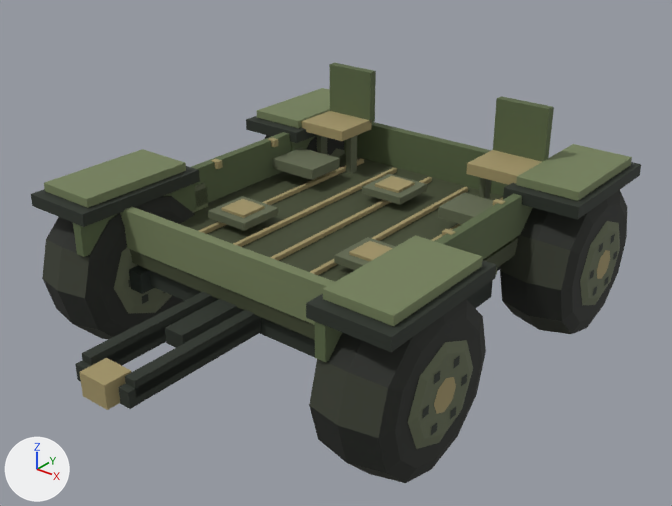
The OBJ model assets/models/wagons/wagon_repair.obj: old version first, new version second.
Before and after are seen from a 50 mm lens placed at (5.56, -7.15, 5.31), pointed at (0.33, -0.62, 1.26). Lighting does not change. The marker at lower left points along +X, +Y and +Z. The older version comes first. Where no turn or scale is listed for an object, it has been applied to the vertices.

Before the edit, the objects in view are built like this:
```python
me_allterraintire_004 = bpy.data.meshes.new('AllTerrainTire.004')
me_allterraintire_004.from_pydata(...)  # 156 vertices, 208 faces; spans x -2.24..-1.36, y -2.43..-0.67, z 0.0..1.76
me_allterraintire_004.materials.append(mat_military_wagon_palette)  # picture img_palette_png
me_wagondeck_001 = bpy.data.meshes.new('WagonDeck.001')
me_wagondeck_001.from_pydata(...)  # 472 vertices, 708 faces; spans x -2.21..2.21, y -3.22..2.38, z 0.56..2.45
me_wagondeck_001.materials.append(mat_military_wagon_palette)  # picture img_palette_png
me_wagondetails_repair = bpy.data.meshes.new('WagonDetails_repair')
me_wagondetails_repair.from_pydata(...)  # a box spanning x -1.74..-1.5, y -1.37..-0.59, z 1.27..1.51; a box spanning x -1.76..-1.48, y -1.32..-0.64, z 1.51..1.57; a box spanning x 1.5..1.74, y -1.35..-0.6, z 1.27..1.51; a box spanning x 1.56..1.68, y -1.09..-0.87, z 1.48..1.56
me_wagondetails_repair.materials.append(mat_military_wagon_palette)  # picture img_palette_png
ob_allterraintire_004 = bpy.data.objects.new('AllTerrainTire.004', me_allterraintire_004)
ob_allterraintire_004.location = (0.0, 0.0, 0.0)
ob_wagondeck_001 = bpy.data.objects.new('WagonDeck.001', me_wagondeck_001)
ob_wagondeck_001.location = (0.0, 0.0, 0.0)
ob_wagondetails_repair = bpy.data.objects.new('WagonDetails_repair', me_wagondetails_repair)
ob_wagondetails_repair.location = (0.0, 0.0, 0.0)
# also in view: 'DrawbarFrame.001' at (0.0, -2.39, 0.95); 'AllTerrainTire.005' at (1.8, -1.55, 0.88); 'AllTerrainTire.007' at (1.8, 1.55, 0.88)
```
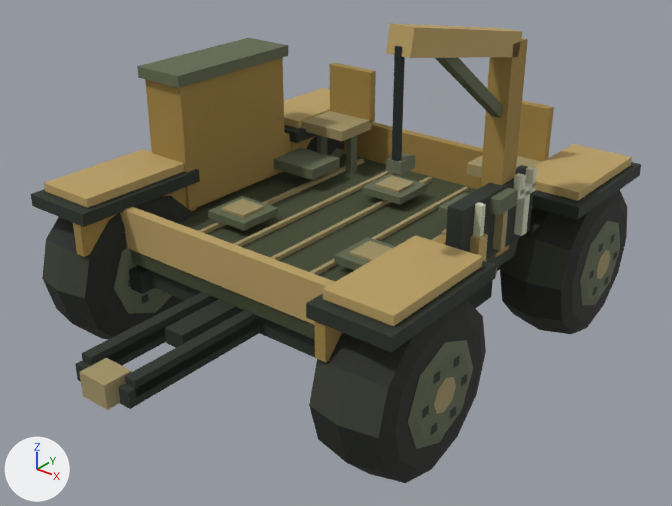
What differs and where, as boxes [x1, y1, x2, y2] in the pictures (672 x 506 px; the box of a moved part takes in the faces that stretch with it):
'WagonDeck.001', recoloured (green to brown)
    both: [42, 63, 634, 362]
'WagonDetails_repair', reshaped, recoloured
    before: [192, 182, 208, 213]
    after: [137, 23, 537, 261]
part 1 of me_wagondetails_repair, added (brown)
    after: [145, 58, 285, 210]
part 2 of me_wagondetails_repair, added (green)
    after: [137, 38, 288, 88]
part 3 of me_wagondetails_repair, added (brown)
    after: [480, 38, 528, 258]
part 4 of me_wagondetails_repair, added
    after: [392, 46, 405, 161]
part 5 of me_wagondetails_repair, moved or reshaped (not visible before)
    after: [386, 153, 415, 175]
part 6 of me_wagondetails_repair, added
    after: [446, 165, 533, 260]
part 7 of me_wagondetails_repair, added
    after: [514, 190, 531, 236]
part 8 of me_wagondetails_repair, added
    after: [516, 182, 536, 200]
part 9 of me_wagondetails_repair, added
    after: [525, 167, 537, 187]
part 10 of me_wagondetails_repair, added
    after: [513, 173, 526, 195]
part 11 of me_wagondetails_repair, added (brown)
    after: [492, 211, 508, 251]
part 12 of me_wagondetails_repair, added (green)
    after: [489, 187, 518, 216]
part 13 of me_wagondetails_repair, added
    after: [473, 202, 486, 237]
part 14 of me_wagondetails_repair, added
    after: [470, 234, 488, 261]
part 15 of me_wagondetails_repair, deleted (mostly hidden)
    before: [192, 186, 208, 213]
part 16 of me_wagondetails_repair, deleted (mostly hidden)
    before: [195, 182, 205, 192]
part 17 of me_wagondetails_repair, added (brown)
    after: [386, 23, 522, 118]

The change, as a diff of the scene's bpy script:
```diff
--- a/assets/models/wagons/wagon_repair.obj.py
+++ b/assets/models/wagons/wagon_repair.obj.py
@@ me_wagondeck_001 @@
 me_wagondeck_001.from_pydata(...)  # 472 vertices, 708 faces; spans x -2.21..2.21, y -3.22..2.38, z 0.56..2.45
-me_wagondeck_001.materials.append(mat_military_wagon_palette)  # picture img_palette_png
+me_wagondeck_001.materials.append(mat_military_wagon_repair_palette)  # picture img_wagon_repair_palette_png
@@ me_wagondetails_repair @@
-me_wagondetails_repair.from_pydata(...)  # 32 vertices, 48 faces; spans x -1.76..1.74, y -1.37..-0.59, z 1.27..1.57
-me_wagondetails_repair.materials.append(mat_military_wagon_palette)  # picture img_palette_png
+me_wagondetails_repair.from_pydata(...)  # 248 vertices, 372 faces; spans x -2.05..1.88, y -1.52..0.69, z 1.36..3.83
+# me_wagondetails_repair part 1: a new loose piece, a box spanning x -1.97..-1.43, y -0.93..0.63, z 1.36..2.74, in mat_military_wagon_repair_palette (picture img_wagon_repair_palette_png)
+# me_wagondetails_repair part 2: a new loose piece, a box spanning x -2.01..-1.39, y -0.98..0.69, z 2.72..2.84, in mat_military_wagon_repair_palette (picture img_wagon_repair_palette_png)
+# me_wagondetails_repair part 3: a new loose piece, a box spanning x 1.52..1.74, y 0.07..0.33, z 1.38..3.42, in mat_military_wagon_repair_palette (picture img_wagon_repair_palette_png)
+# me_wagondetails_repair part 4: a new loose piece, a box spanning x 1.602..1.658, y -1.507..-1.452, z 2.72..3.68, in mat_military_wagon_repair_palette (picture img_wagon_repair_palette_png)
+# me_wagondetails_repair part 5: the loose piece of 8 vertices spanning x 1.56..1.68, y -1.09..-0.87, z 1.48..1.56 is moved by (0.01, -0.44, 1.22), in mat_military_wagon_repair_palette (picture img_wagon_repair_palette_png)
+# me_wagondetails_repair part 6: a new loose piece, a box spanning x 1.62..1.78, y -0.66..0.66, z 1.46..2.12, in mat_military_wagon_repair_palette (picture img_wagon_repair_palette_png)
+# me_wagondetails_repair part 7: a new loose piece, a box spanning x 1.78..1.86, y 0.33..0.43, z 1.545..1.995, in mat_military_wagon_repair_palette (picture img_wagon_repair_palette_png)
+# me_wagondetails_repair part 8: a new loose piece, a box spanning x 1.78..1.86, y 0.235..0.525, z 1.955..2.045, in mat_military_wagon_repair_palette (picture img_wagon_repair_palette_png)
+# me_wagondetails_repair part 9: a new loose piece, a box spanning x 1.78..1.86, y 0.455..0.525, z 2.0..2.18, in mat_military_wagon_repair_palette (picture img_wagon_repair_palette_png)
+# me_wagondetails_repair part 10: a new loose piece, a box spanning x 1.78..1.86, y 0.235..0.305, z 2.0..2.18, in mat_military_wagon_repair_palette (picture img_wagon_repair_palette_png)
+# me_wagondetails_repair part 11: a new loose piece, a box spanning x 1.775..1.865, y -0.08..0.0, z 1.54..2.02, in mat_military_wagon_repair_palette (picture img_wagon_repair_palette_png)
+# me_wagondetails_repair part 12: a new loose piece, a box spanning x 1.75..1.88, y -0.2..0.12, z 1.95..2.1, in mat_military_wagon_repair_palette (picture img_wagon_repair_palette_png)
+# me_wagondetails_repair part 13: a new loose piece, a box spanning x 1.785..1.855, y -0.47..-0.41, z 1.82..2.12, in mat_military_wagon_repair_palette (picture img_wagon_repair_palette_png)
+# me_wagondetails_repair part 14: a new loose piece, a box spanning x 1.76..1.88, y -0.5..-0.37, z 1.54..1.82, in mat_military_wagon_repair_palette (picture img_wagon_repair_palette_png)
+# me_wagondetails_repair part 15: the loose piece of 8 vertices spanning x -1.74..-1.5, y -1.37..-0.59, z 1.27..1.51 is deleted
+# me_wagondetails_repair part 16: the loose piece of 8 vertices spanning x -1.76..-1.48, y -1.32..-0.64, z 1.51..1.57 is deleted
+# me_wagondetails_repair part 17: 16 vertices added at x 1.52..1.74, y -1.5..0.23, z 2.68..3.83
+# other edits to the shape of me_wagondetails_repair do not show in these pictures
+me_wagondetails_repair.materials.append(mat_military_wagon_repair_palette)  # picture img_wagon_repair_palette_png
```
